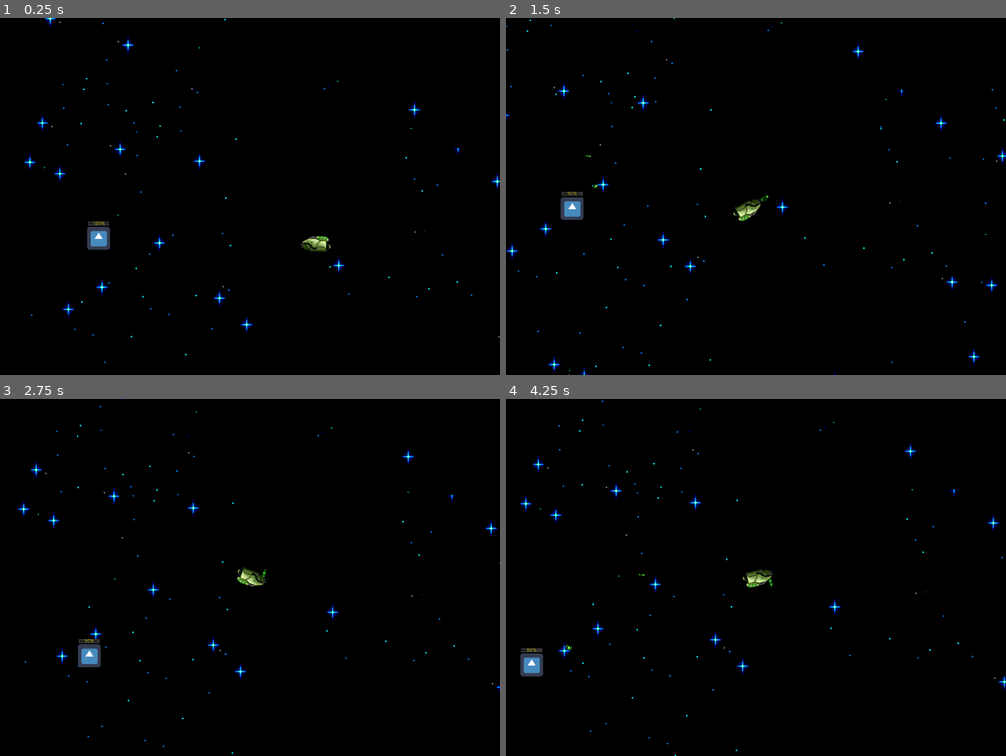
Above: before the commit, frames 1-4 (two rows, left to right).
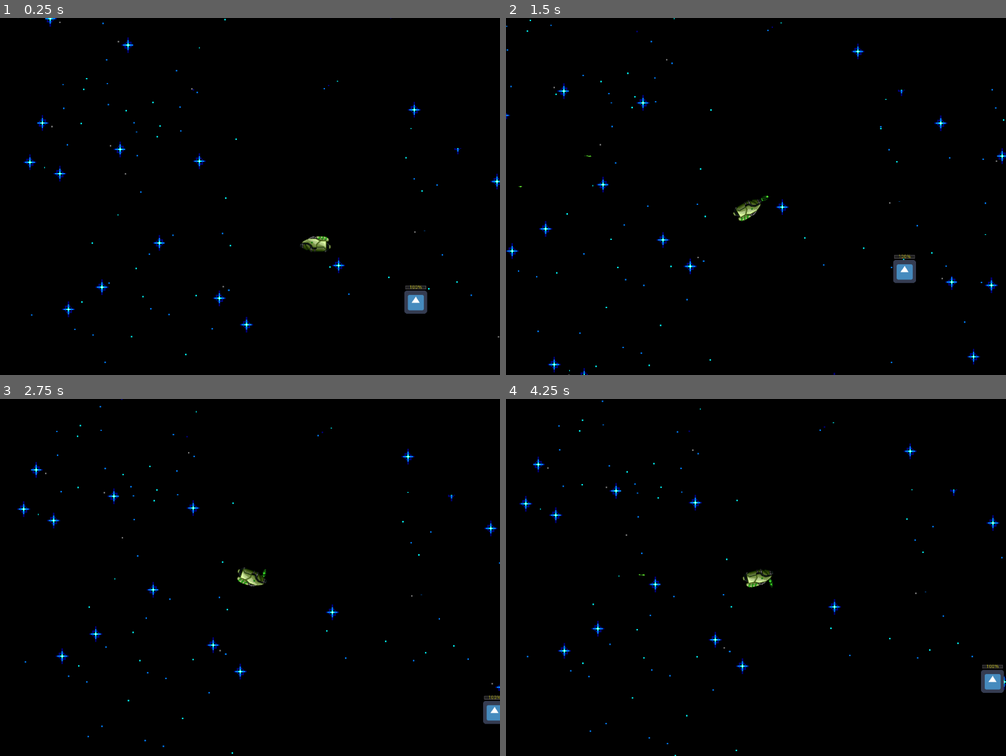
Above: after the commit, the same moments.

Repository: orelll/SpaceShooter
Game: Godot game, scene res://Player.tscn
Two runs of this game, one before a commit and one after it. Both use one fixed random seed, a clock stepped at 60 frames per second and the inputs below. The engine's default icon, where the game draws it, is replaced by a stand-in: a white triangle on a blue panel in a dark square.
Inputs:
- Up to frame 1 (0.25 s): no input
- Up to frame 2 (1.5 s): tap Enter (ui_accept) at 0.5, 0.77 s; hold Right (ui_right) 0.53-1.28 s; hold Down (ui_down) from 1.28 s (still down)
- Up to frame 3 (2.75 s): tap Enter (ui_accept) at 1.52 s; release Down (ui_down) at 2.03 s; hold Right (ui_right) from 2.03 s (still down)
- Up to frame 4 (4.25 s): release Right (ui_right) at 2.78 s; hold Up (ui_up) 2.78-3.53 s; tap Enter (ui_accept) at 3.02, 3.77 s; hold Left (ui_left) from 3.53 s (still down)

The runs differ from the first frame. In frame 1, 0.8% of the frame differs, in the area x 5-100%, y 0-97%; in frame 2, 0.9%, in the area x 2-100%, y 0-100%; in frame 3, 0.8%; in frame 4, 0.9%.

Commit message:
target position fix

Diff:
--- a/Player.gd
+++ b/Player.gd
@@ -91,8 +91,11 @@
 	shotDuplicate.show()
 
 func spawn_target():
-	var target_position_X = rng.randi_range(0, 500)
-	var target_position_Y = rng.randi_range(0, 500)
+	var target_position_X = rng.randi_range(100, 250)
+	var target_position_Y = rng.randi_range(100, 250)
+
+	target_position_X += position.x
+	target_position_Y += position.y
 
 	target_position_X= clamp(target_position_X, 0, screen_size.x)
 	target_position_Y= clamp(target_position_Y, 0, screen_size.y)
--- a/project.godot
+++ b/project.godot
@@ -24,7 +24,7 @@
 window/size/width=1400
 window/size/height=1000
 window/stretch/mode="viewport"
-window/stretch/aspect="keep_width"
+window/stretch/aspect="expand"
 
 [rendering]
 
